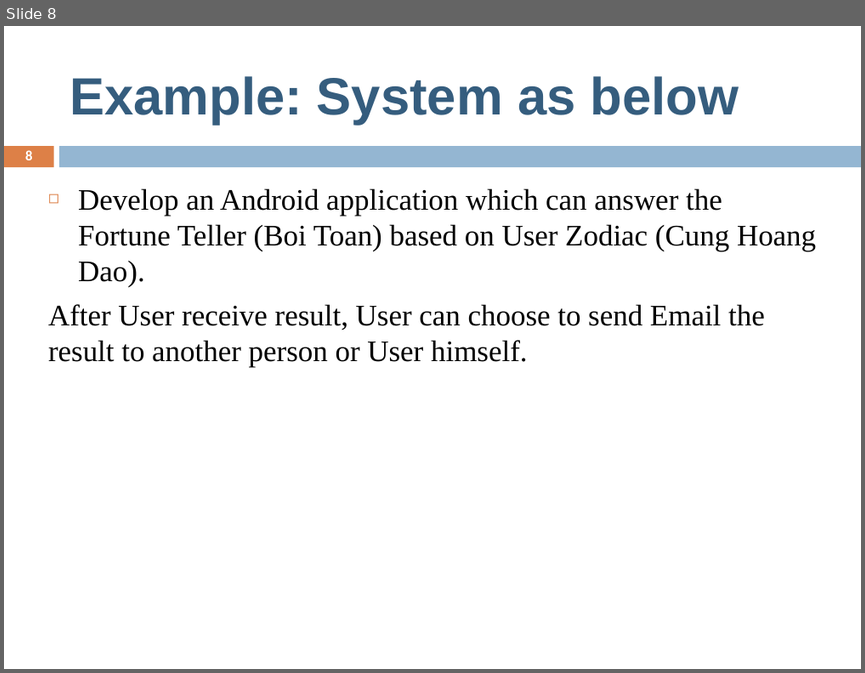
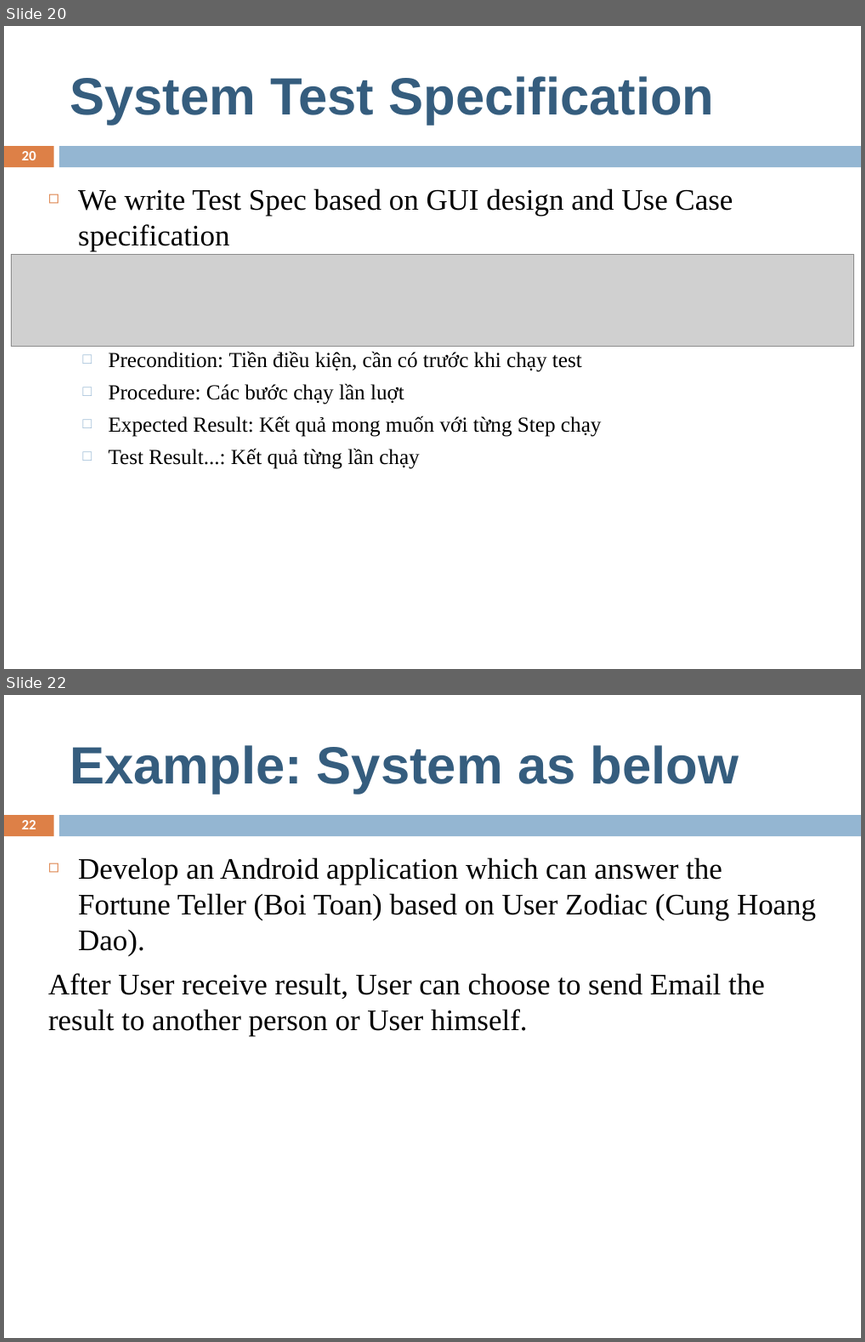
Before and after one commit to sontm/CommonMaterial, a slide deck: SWProcess/SWProcess.pptx. Shown one above the other, each under a label of ours: slide 8 before the commit, slides 20 and 22 after it; the slides between them are not shown. The pictures are 865x673 and 865x1342 pixels, drawn with LibreOffice and Linux fonts; fonts in the diff are those of the drawing; grey boxes stand for pictures. Boxes give left, top, right and bottom in pixels: in the first picture for what was removed or moved away, otherwise in the second. Text is boxed around its words. In the diff, an @@ line names an element or a change of style, - is before the commit and + after.

Commit message:
Update document, with QA and sample Test Spec

```diff
--- a/SWProcess/SWProcess.pptx
+++ b/SWProcess/SWProcess.pptx
@@ slide 20 added at bbox=[4, 26, 861, 669], background #FFFFFF; not listed: 2 template elements that a slide beside it also shows @@
@@ title added at bbox=[69, 76, 714, 125], 44 pt, text #355D7E, bold @@
+System Test Specification
@@ page number added at bbox=[22, 151, 36, 160], 12 pt, text #FFFFFF, bold @@
+20
@@ text added at bbox=[78, 188, 732, 469], 18 pt, text #000000 @@
+◻ We write Test Spec based on GUI design and Use Case specification
+  □ Precondition: Tiền điều kiện, cần có trước khi chạy test
+  □ Procedure: Các bước chạy lần luợt
+  □ Expected Result: Kết quả mong muốn với từng Step chạy
+  □ Test Result...: Kết quả từng lần chạy
@@ picture added at bbox=[11, 255, 853, 346] @@
@@ what was slide 8 is now slide 22 @@
@@ page number at bbox=[22, 820, 36, 829]: text changed @@
-8
+22
```
Also in this commit, not shown: 1 slide changed, 15 other slides added, 2 slides removed, 2 other files.
